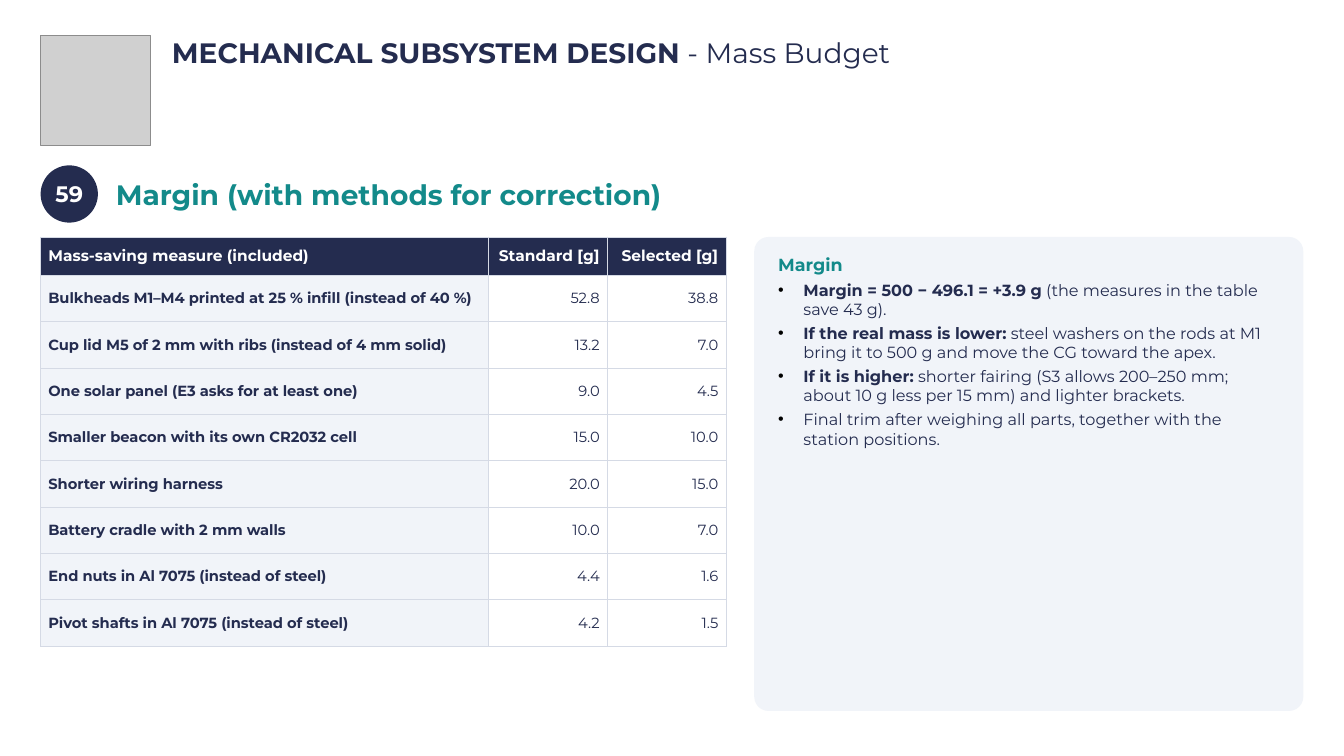
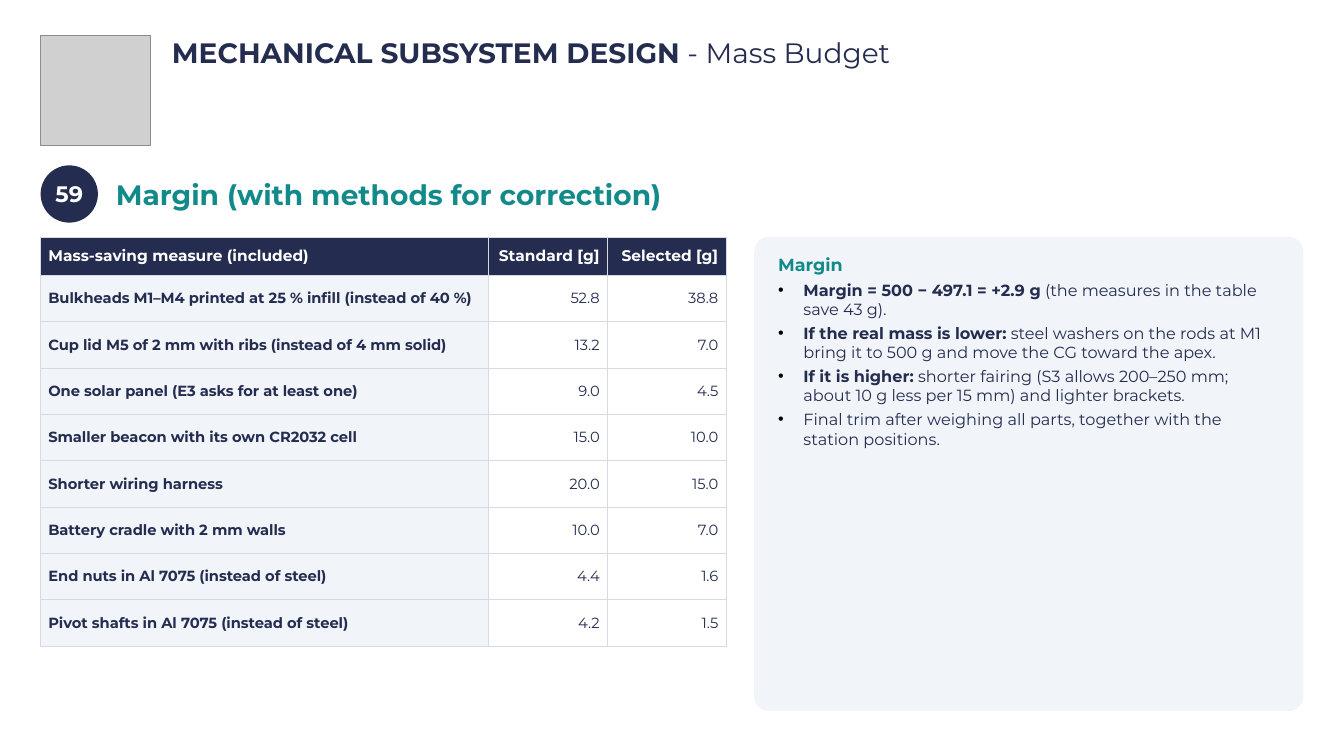
Before and after one commit to Caetano18/proyecto, a slide deck: slide 62 of cansat_pdr/laminas_plantilla/CanSat_PDR_Hermes_V2.pptx. Drawn at 1344x756 pixels with LibreOffice and Linux fonts; fonts in the diff are those of the drawing; grey boxes stand for pictures; background and template pictures are left out. Boxes give left, top, right and bottom in pixels: in the first picture for what was removed or moved away, otherwise in the second. Text is boxed around its words. In the diff, an @@ line names an element or a change of style, - is before the commit and + after.

```diff
--- a/cansat_pdr/laminas_plantilla/CanSat_PDR_Hermes_V2.pptx
+++ b/cansat_pdr/laminas_plantilla/CanSat_PDR_Hermes_V2.pptx
@@ text in rounded rectangle at (x1=803, y1=283, x2=1257, y2=318): text changed @@
-• Margin = 500 − 496.1 = +3.9 g (the measures in the table save 43 g).
+• Margin = 500 − 497.1 = +2.9 g (the measures in the table save 43 g).
```
Also in this commit, not shown: 13 other slides changed, 31 other files.
